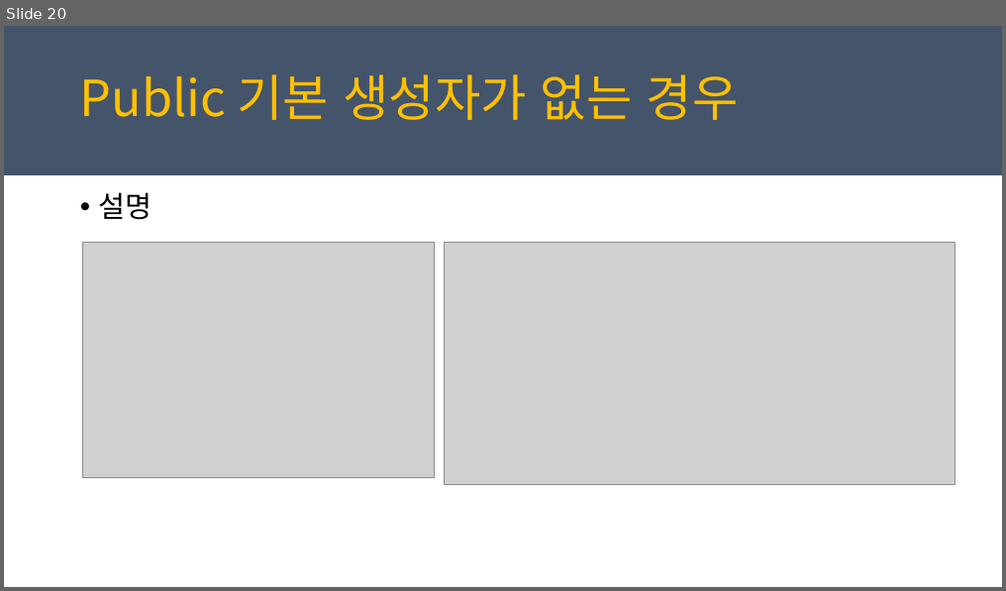
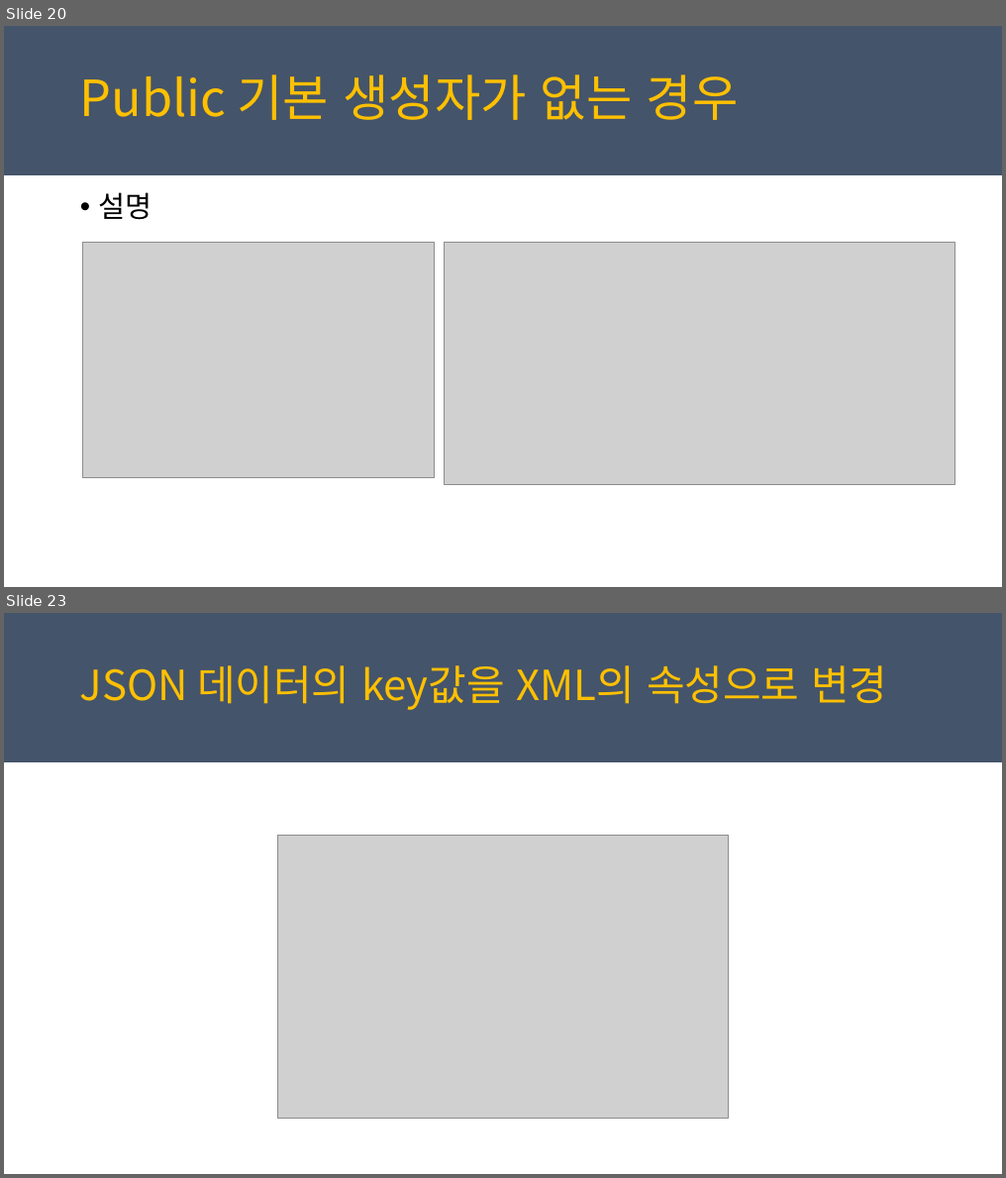
Before and after one commit to juniair/Summary-PPT, a slide deck: PRISM_Newton.Json.pptx. Shown one above the other, each under a label of ours: slide 20 before the commit, slides 20 and 23 after it; the slides between them are not shown. The pictures are 1006x591 and 1006x1178 pixels, drawn with LibreOffice and Linux fonts; fonts in the diff are those of the drawing; grey boxes stand for pictures. Boxes give left, top, right and bottom in pixels: in the first picture for what was removed or moved away, otherwise in the second. Text is boxed around its words. In the diff, an @@ line names an element or a change of style, - is before the commit and + after.

```diff
--- a/PRISM_Newton.Json.pptx
+++ b/PRISM_Newton.Json.pptx
@@ slide 23 added at box(4, 613, 1002, 1174), background #FFFFFF; not listed: 1 template element that a slide beside it also shows @@
@@ text added at box(80, 665, 887, 710), 40 pt, text #FFC000 @@
+JSON 데이터의 key값을 XML의 속성으로 변경
@@ picture added at box(278, 835, 729, 1118) @@
```
Also in this commit, not shown: 2 other slides added.
